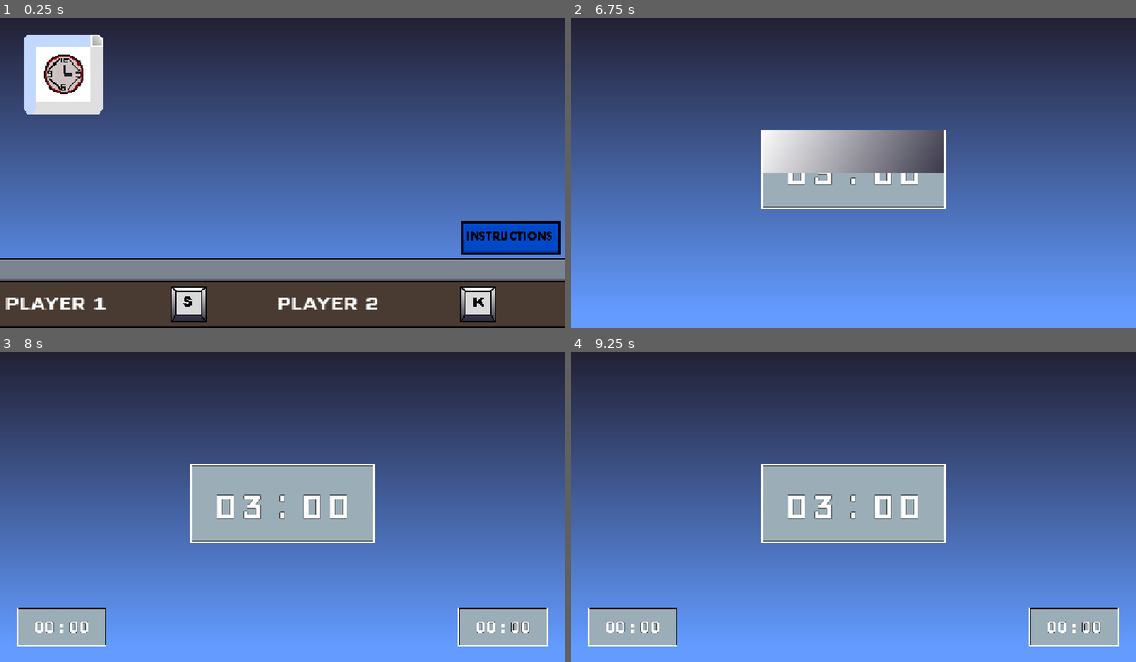
Above: before the commit, frames 1-4 (two rows, left to right).
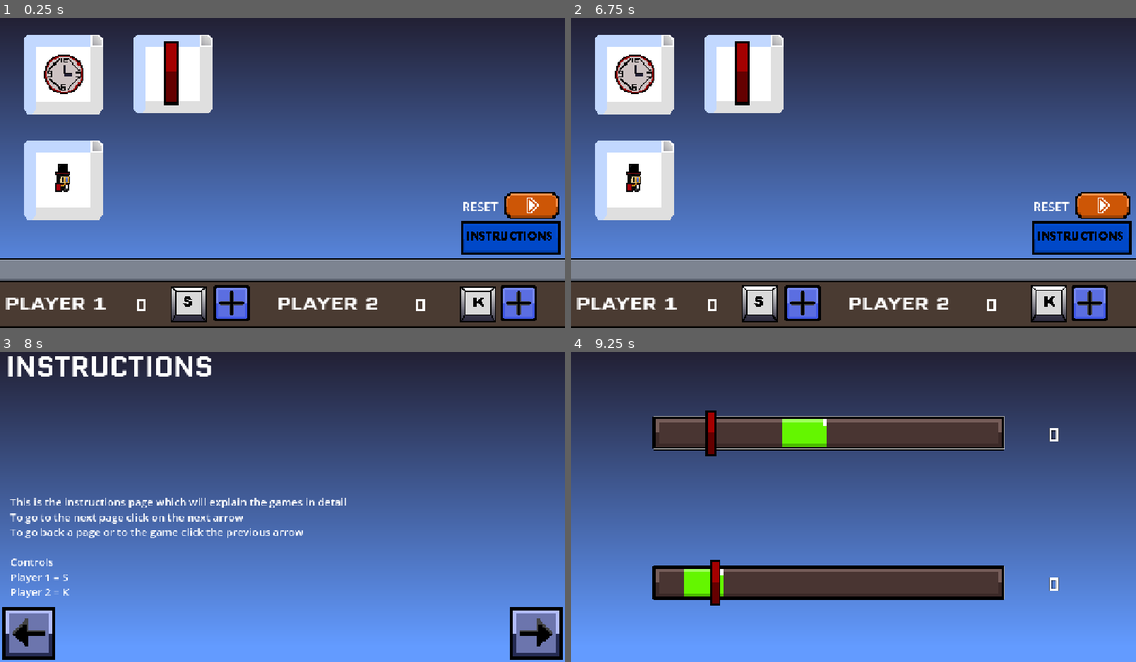
Above: after the commit, the same moments.

Repository: d3V-E/Split
Game: Godot game, scene res://scenes/main_game.tscn
Same seed, same stepped clock (60 frames per second), same inputs: the game is played once before the commit and once after it. Before the commit the project has no main scene; this scene is started directly in both runs.
Inputs (mouse positions are in pixels of both pictures, inside the frame that each line leads up to):
- Up to frame 1 (0.25 s): no input
- Up to frame 2 (6.75 s): click (633, 73) at 0.5 s; tap Enter at 1.25, 3.5, 5 s; move the mouse to (977, 154) at 1.27 s; hold Right 1.28-2.03 s; hold S (Player 1) 1.28-2.03 s; click (977, 154) at 1.42 s; tap K (Player 2) at 1.55, 2.1, 3.05, 3.6, 6.05, 6.6 s; tap Space at 2, 4.25, 5.75 s; move the mouse to (740, 185) at 2.02 s; hold Down 2.03-2.78 s; tap S (Player 1) at 2.3, 3.8, 5.3 s; move the mouse to (910, 98) at 2.77 s; hold Right 2.78-3.53 s; hold S (Player 1) 2.78-3.53 s; move the mouse to (825, 231) at 3.52 s; hold Up 3.53-4.28 s; click (825, 231) at 3.67 s; move the mouse to (1023, 216) at 4.27 s; hold K (Player 2) 4.28-5.03 s; hold Left 4.28-5.78 s; tap Alt at 4.35 s; move the mouse to (684, 123) at 5.02 s; tap Shift at 5.1 s; move the mouse to (881, 169) at 5.77 s; hold Down 5.78-6.53 s; hold S (Player 1) 5.78-6.53 s; click (881, 169) at 5.92 s; move the mouse to (768, 89) at 6.52 s; hold Right from 6.53 s (still down)
- Up to frame 3 (8 s): tap S (Player 1) at 6.8 s; release Right at 7.25 s; click (508, 572) at 7.27 s
- Up to frame 4 (9.25 s): click (599, 634) at 8.02 s; click (746, 407) at 8.77 s

The runs differ from the first frame. In frame 1, 9.5% of the frame differs, in the area x 4-99%, y 5-98%; in frame 2, 44%, in the area x 0-100%, y 5-100%; in frame 3, 16%; in frame 4, 26%.

Commit message:
Update 7

Diff:
--- a/project.godot
+++ b/project.godot
@@ -11,6 +11,7 @@
 [application]
 
 config/name="Split"
+run/main_scene="uid://samqvfpe7gkk"
 config/features=PackedStringArray("4.7", "Forward Plus")
 config/icon="res://icon.svg"
 
--- a/scenes/main_game.tscn
+++ b/scenes/main_game.tscn
@@ -8,6 +8,11 @@
 [ext_resource type="Texture2D" uid="uid://bmdq2gr8hbaaj" path="res://assets/K Key.png" id="5_wi4c7"]
 [ext_resource type="Texture2D" uid="uid://xqnjdhuua8ck" path="res://assets/Time Holder.png" id="7_70vka"]
 [ext_resource type="Texture2D" uid="uid://b4ysntwnmocwh" path="res://assets/2.png" id="8_70vka"]
+[ext_resource type="Texture2D" uid="uid://baostvbv7foh6" path="res://assets/Line Holder.png" id="9_nqdth"]
+[ext_resource type="Texture2D" uid="uid://c4i3chyqpcfnn" path="res://assets/Quick Holder.png" id="10_5cypo"]
+[ext_resource type="Texture2D" uid="uid://don62i0ya8k1l" path="res://assets/plus.png" id="11_o6v7o"]
+[ext_resource type="FontFile" uid="uid://wxgmfu2y2ds6" path="res://assets/fonts/Geo-Regular.ttf" id="12_wjob3"]
+[ext_resource type="Texture2D" uid="uid://do0cakegd3bxb" path="res://assets/play.png" id="13_wjob3"]
 
 [sub_resource type="Animation" id="Animation_70vka"]
 resource_name = "Key"
@@ -142,7 +147,100 @@
 texture_normal = ExtResource("8_70vka")
 stretch_mode = 0
 
+[node name="Game 2" type="TextureButton" parent="Main Game Canvas" unique_id=1899133929]
+offset_left = 302.0
+offset_top = 54.0
+offset_right = 481.0
+offset_bottom = 233.0
+texture_normal = ExtResource("9_nqdth")
+stretch_mode = 0
+
+[node name="Game 3" type="TextureButton" parent="Main Game Canvas" unique_id=1368900226]
+offset_left = 54.0
+offset_top = 294.0
+offset_right = 234.0
+offset_bottom = 474.0
+texture_normal = ExtResource("10_5cypo")
+stretch_mode = 0
+
+[node name="p1+" type="TextureButton" parent="Main Game Canvas" unique_id=1560616341]
+anchors_preset = -1
+anchor_right = 0.148
+anchor_bottom = 0.38200003
+offset_left = 485.00003
+offset_top = 623.0
+offset_right = 377.56
+offset_bottom = 429.96
+texture_normal = ExtResource("11_o6v7o")
+stretch_mode = 0
+
+[node name="p2+" type="TextureButton" parent="Main Game Canvas" unique_id=1222251681]
+anchors_preset = -1
+anchor_right = 0.148
+anchor_bottom = 0.38200003
+offset_left = 1133.0
+offset_top = 623.0
+offset_right = 1025.56
+offset_bottom = 429.96
+texture_normal = ExtResource("11_o6v7o")
+stretch_mode = 0
+
+[node name="p1score" type="RichTextLabel" parent="Main Game Canvas" unique_id=950515186]
+offset_left = 255.0
+offset_top = 623.0
+offset_right = 386.0
+offset_bottom = 705.0
+theme_override_fonts/normal_font = ExtResource("12_wjob3")
+theme_override_font_sizes/normal_font_size = 64
+text = "0"
+horizontal_alignment = 1
+vertical_alignment = 1
+
+[node name="p2score" type="RichTextLabel" parent="Main Game Canvas" unique_id=1000281587]
+offset_left = 887.0
+offset_top = 623.0
+offset_right = 1018.0
+offset_bottom = 705.0
+theme_override_fonts/normal_font = ExtResource("12_wjob3")
+theme_override_font_sizes/normal_font_size = 64
+text = "0"
+horizontal_alignment = 1
+vertical_alignment = 1
+
+[node name="Reset" type="TextureButton" parent="Main Game Canvas" unique_id=819325060]
+anchors_preset = -1
+anchor_right = 0.40100002
+anchor_bottom = 0.22600001
+offset_left = 1142.0
+offset_top = 410.0
+offset_right = 754.72
+offset_bottom = 310.28
+texture_normal = ExtResource("13_wjob3")
+stretch_mode = 0
+
+[node name="Reset Header" type="RichTextLabel" parent="Main Game Canvas" unique_id=686666654]
+anchors_preset = -1
+anchor_right = 0.116000004
+anchor_bottom = 0.028
+offset_left = 1047.0
+offset_top = 425.0
+offset_right = 984.52
+offset_bottom = 444.84
+theme_override_font_sizes/normal_font_size = 28
+text = "RESET"
+vertical_alignment = 1
+
 [connection signal="button_down" from="Main Game Canvas/Game 1" to="." method="_on_game_1_button_down"]
 [connection signal="button_up" from="Main Game Canvas/Game 1" to="." method="_on_game_1_button_up"]
 [connection signal="button_down" from="Main Game Canvas/Instructions" to="." method="_on_instructions_button_down"]
 [connection signal="button_up" from="Main Game Canvas/Instructions" to="." method="_on_instructions_button_up"]
+[connection signal="button_down" from="Main Game Canvas/Game 2" to="." method="_on_game_2_button_down"]
+[connection signal="button_up" from="Main Game Canvas/Game 2" to="." method="_on_game_2_button_up"]
+[connection signal="button_down" from="Main Game Canvas/Game 3" to="." method="_on_game_3_button_down"]
+[connection signal="button_up" from="Main Game Canvas/Game 3" to="." method="_on_game_3_button_up"]
+[connection signal="button_down" from="Main Game Canvas/p1+" to="." method="_on_p_1_button_down"]
+[connection signal="button_up" from="Main Game Canvas/p1+" to="." method="_on_p_1_button_up"]
+[connection signal="button_down" from="Main Game Canvas/p2+" to="." method="_on_p_2_button_down"]
+[connection signal="button_up" from="Main Game Canvas/p2+" to="." method="_on_p_2_button_up"]
+[connection signal="button_down" from="Main Game Canvas/Reset" to="." method="_on_reset_button_down"]
+[connection signal="button_up" from="Main Game Canvas/Reset" to="." method="_on_reset_button_up"]
--- a/scripts/choosing.gd
+++ b/scripts/choosing.gd
@@ -2,7 +2,12 @@
 
 
 @onready var game1 = $"Main Game Canvas/Game 1"
+@onready var game2 = $"Main Game Canvas/Game 2"
 @onready var instruct = $"Main Game Canvas/Instructions"
+@onready var game3 = $"Main Game Canvas/Game 3"
+@onready var p1add = $"Main Game Canvas/p1+"
+@onready var p2add = $"Main Game Canvas/p2+"
+@onready var reset : TextureButton = $"Main Game Canvas/Reset"
 
 const save_path = "user://userdata.save"
 
@@ -41,7 +46,13 @@
 	load_data()
 	game1.pivot_offset = game1.size / 2
 	instruct.pivot_offset = instruct.size / 2
-
+	game2.pivot_offset = game2.size / 2
+	game3.pivot_offset = game3.size / 2
+	p1add.pivot_offset = p1add.size / 2
+	p2add.pivot_offset = p2add.size / 2
+	reset.pivot_offset = reset.size / 2
+	$"Main Game Canvas/p1score".text = str(p1)
+	$"Main Game Canvas/p2score".text = str(p2)
 
 
 
@@ -76,3 +87,114 @@
 func _on_instructions_button_up():
 	var tween = get_tree().create_tween()
 	tween.tween_property(instruct , "scale" , Vector2(1 , 1), .1)
+	get_tree().change_scene_to_file("res://scenes/instructions.tscn")
+
+
+
+
+
+func _on_game_2_button_down():
+	var tween = get_tree().create_tween()
+	tween.tween_property(game2 , "scale" , Vector2(.9 ,.9) , .1)
+
+
+
+
+
+func _on_game_2_button_up():
+	var tween = get_tree().create_tween()
+	tween.tween_property(game2 , "scale" , Vector2(1 , 1), .1)
+	get_tree().change_scene_to_file("res://scenes/line_click.tscn")
+
+
+
+
+
+
+func _on_game_3_button_down():
+	var tween = get_tree().create_tween()
+	tween.tween_property(game3 , "scale" , Vector2(.9 ,.9), .1)
+
+
+
+
+
+func _on_game_3_button_up():
+	var tween = get_tree().create_tween()
+	tween.tween_property(game3 , "scale" , Vector2(1 , 1), .1)
+	get_tree().change_scene_to_file("res://scenes/quick_draw.tscn")
+
+
+
+func p1win():
+	p1 += 1
+	emit_signal("p1_changed")
+
+
+func p2win():
+	p2 += 1
+	emit_signal("p2_changed")
+
+
+
+
+
+
+func _on_p_1_button_down():
+	var tween = get_tree().create_tween()
+	tween.tween_property(p1add , "scale" , Vector2(.9 ,.9), .1)
+
+
+
+
+
+func _on_p_1_button_up():
+	var tween = get_tree().create_tween()
+	tween.tween_property(p1add , "scale" , Vector2(1 , 1), .1)
+	p1 += 1
+	$"Main Game Canvas/p1score".text = str(p1)
+	emit_signal("p1_changed")
+	save_data()
+
+
+
+
+
+func _on_p_2_button_down():
+	var tween = get_tree().create_tween()
+	tween.tween_property(p2add , "scale" , Vector2(.9 ,.9), .1)
+
+
+
+
+func _on_p_2_button_up():
+	var tween = get_tree().create_tween()
+	tween.tween_property(p2add , "scale" ,Vector2(1 , 1), .1)
+	p2 += 1
+	$"Main Game Canvas/p2score".text = str(p2)
+	emit_signal("p2_changed")
+	save_data()
+
+
+
+
+
+func _on_reset_button_down():
+	var tween = get_tree().create_tween()
+	tween.tween_property(reset , "scale" , Vector2(.9 ,.9), .1)
+
+
+
+
+
+
+func _on_reset_button_up():
+	var tween = get_tree().create_tween()
+	tween.tween_property(reset , "scale" , Vector2(1 , 1) ,.1)
+	p1 = 0
+	p2 = 0
+	emit_signal("p1_changed")
+	emit_signal("p2_changed")
+	save_data()
+	$"Main Game Canvas/p1score".text = str(p1)
+	$"Main Game Canvas/p2score".text = str(p2)
--- a/scripts/line_click.gd
+++ b/scripts/line_click.gd
@@ -61,6 +61,10 @@
 			tween.tween_property(gr2 , "scale", Vector2(1,1) , .1)
 			resetmark2()
 
+	if player1 >= 5:
+		get_tree().change_scene_to_file("res://scenes/main_game.tscn")
+	if player2 >= 5:
+		get_tree().change_scene_to_file("res://scenes/main_game.tscn")
 
 
 func resetmark1():
--- a/scripts/quick_draw.gd
+++ b/scripts/quick_draw.gd
@@ -32,8 +32,10 @@
 		fired = true
 		bullet2.visible = false
 		anim.play("P1")
+		get_tree().change_scene_to_file("res://scenes/main_game.tscn")
 	if event.is_action_pressed("Player 2") and fired == false and drawallow == true:
 		bullet2.visible = true
 		fired = true
 		bullet1.visible = false
 		anim.play("P2")
+		get_tree().change_scene_to_file("res://scenes/main_game.tscn")
--- a/scripts/timer_game.gd
+++ b/scripts/timer_game.gd
@@ -73,7 +73,7 @@
 		elif p1diff > p2diff:
 			$"Timer Game Canvas/Player1/Player1 Text".add_theme_color_override("font_outline_color" , Color.RED)
 			$"Timer Game Canvas/Player2/Player2 Text".add_theme_color_override("font_outline_color" , Color.GREEN)
-
+		get_tree().change_scene_to_file("res://scenes/main_game.tscn")
 
 
 func _input(event: InputEvent):
Binary file added: assets/minus.png
Not shown, added: assets/minus.png.import
Binary file added: assets/play.png
Not shown, added: assets/play.png.import
Binary file added: assets/plus.png
Not shown, added: assets/plus.png.import
